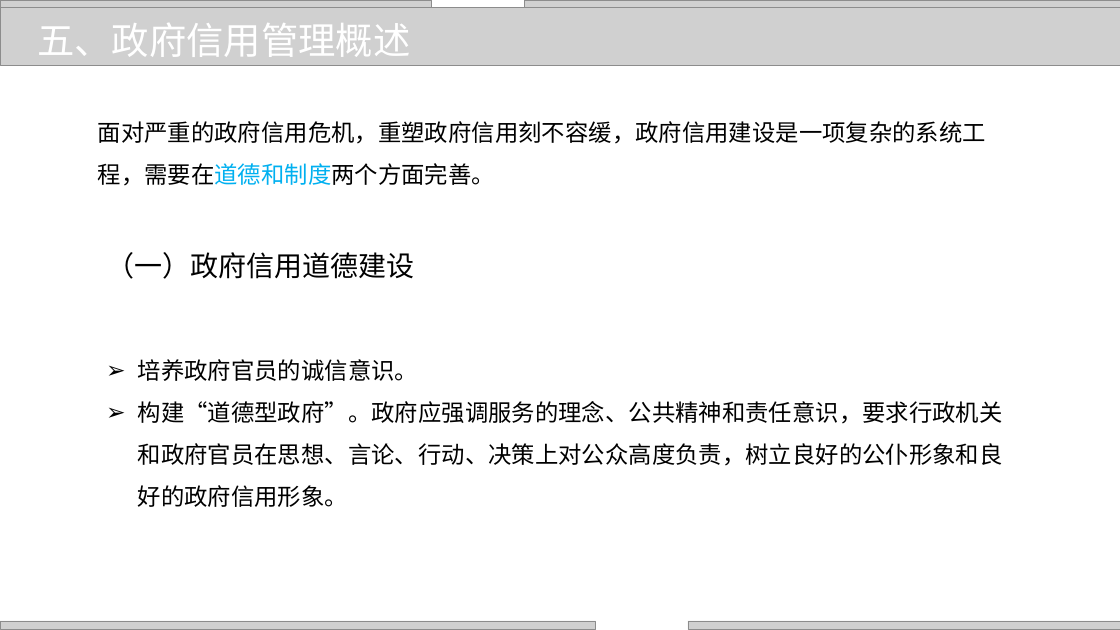
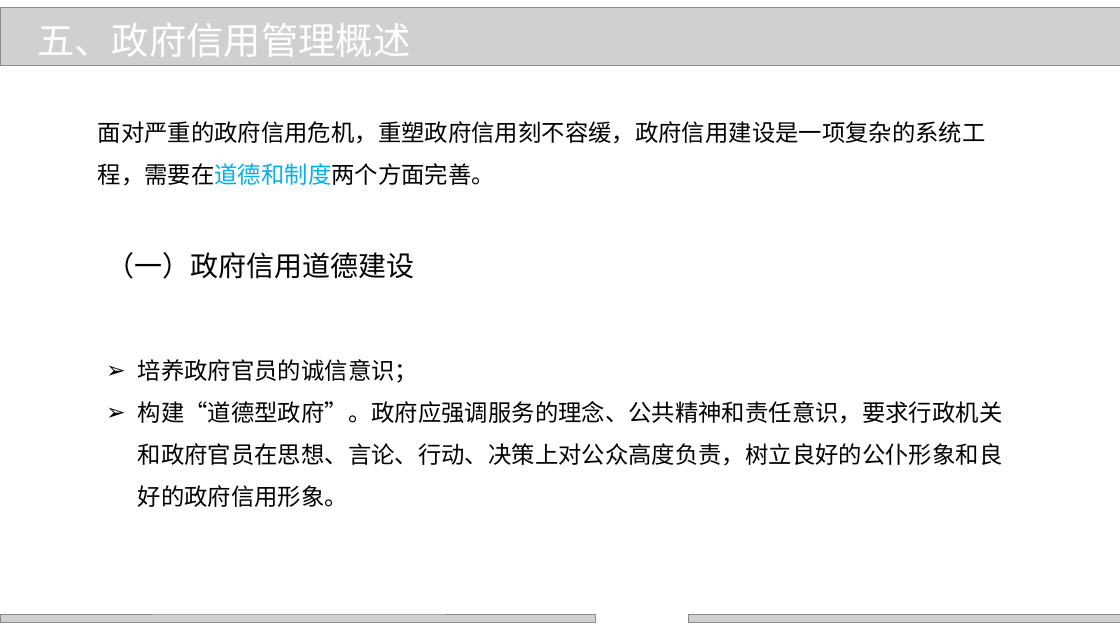
Before and after one commit to zhangjianzhang/internet_credit, a slide deck: slide 17 of files/slides/lecture_12.pptx. Drawn at 1120x630 pixels with LibreOffice and Linux fonts; fonts in the diff are those of the drawing; grey boxes stand for pictures; background and template pictures are left out. Boxes give left, top, right and bottom in pixels: in the first picture for what was removed or moved away, otherwise in the second. Text is boxed around its words. In the diff, an @@ line names an element or a change of style, - is before the commit and + after.

```diff
--- a/files/slides/lecture_12.pptx
+++ b/files/slides/lecture_12.pptx
@@ picture removed at bbox=[0, 0, 432, 7] @@
@@ picture removed at bbox=[524, 0, 1120, 7] @@
@@ text at bbox=[138, 359, 418, 383]: text changed @@
-➢ 培养政府官员的诚信意识。
+➢ 培养政府官员的诚信意识；
@@ picture: place and size @@
-picture at bbox=[0, 621, 596, 629]
+picture at bbox=[0, 614, 596, 623]
@@ picture: place and size @@
-picture at bbox=[688, 621, 1120, 629]
+picture at bbox=[688, 614, 1120, 623]
```
Also in this commit, not shown: 3 other files.
